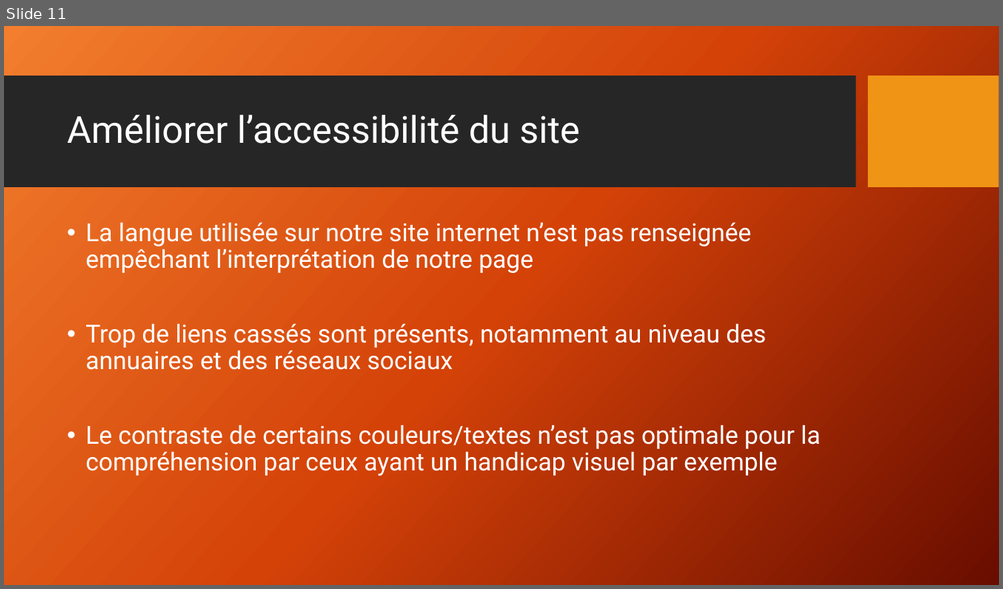
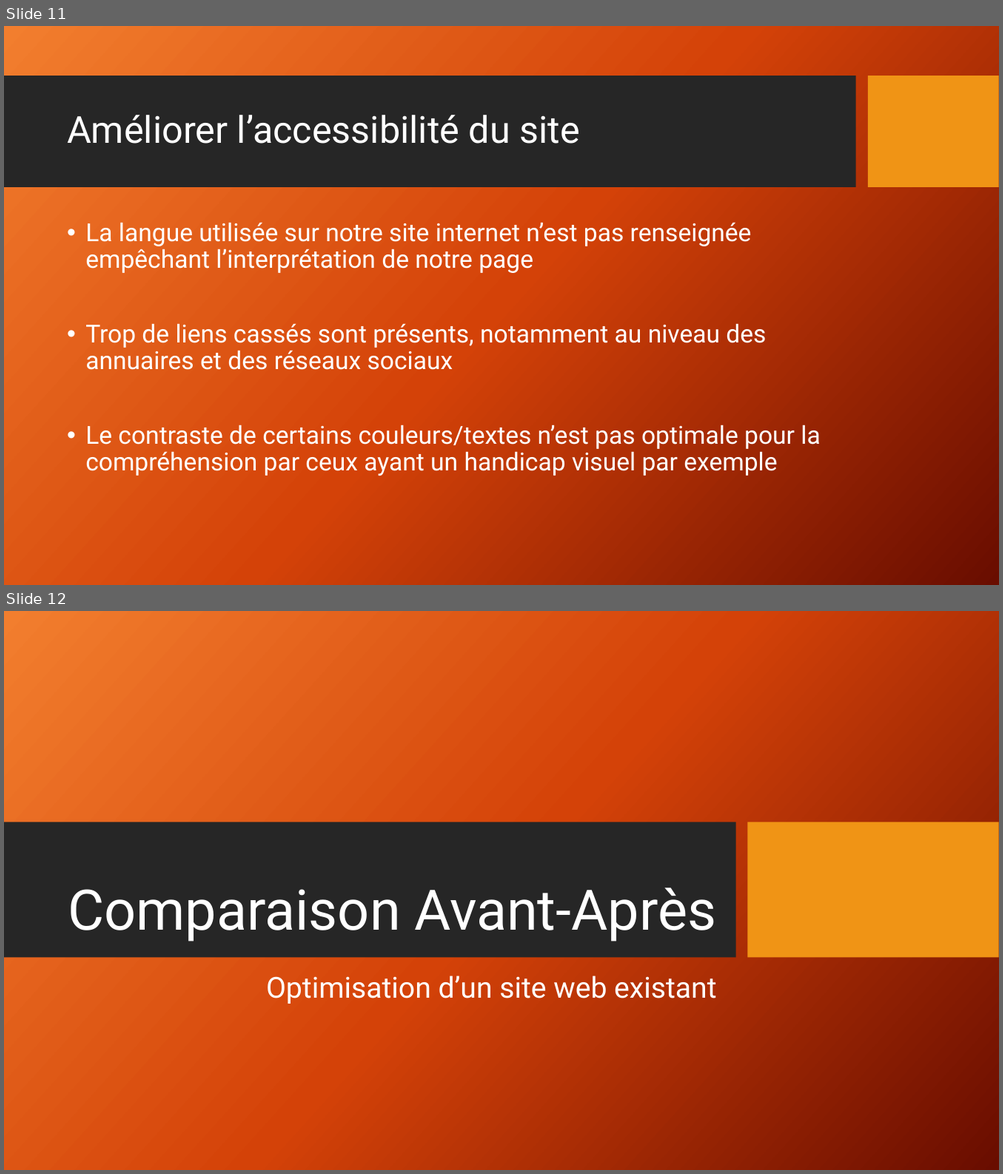
Before and after one commit to RichardZ1/Projet4_Referencement, a slide deck: Les 10 recommandations+Comparaison.pptx. Shown one above the other, each under a label of ours: slide 11 before the commit, slides 11 and 12 after it. The pictures are 1003x589 and 1003x1174 pixels, drawn with LibreOffice and Linux fonts; fonts in the diff are those of the drawing; background and template pictures are left out. Boxes give left, top, right and bottom in pixels: in the first picture for what was removed or moved away, otherwise in the second. Text is boxed around its words. In the diff, an @@ line names an element or a change of style, - is before the commit and + after.

Commit message:
Correction après Validation W3C

```diff
--- a/Les 10 recommandations+Comparaison.pptx
+++ b/Les 10 recommandations+Comparaison.pptx
@@ slide 12 added at (4, 611, 999, 1170), background picture (left out) @@
@@ rectangle added at (4, 822, 736, 958), fill #262626 @@
@@ rectangle added at (747, 822, 999, 958), fill #F09415 @@
@@ title added at (68, 888, 717, 942), 54 pt, text #FFFFFF @@
+Comparaison Avant-Après
@@ subtitle added at (266, 976, 716, 1004), 28 pt, text #FFFFFF @@
+Optimisation d’un site web existant
```
Also in this commit, not shown: 2 slides changed, 12 other slides added, 2 slides removed, 1 other file.
